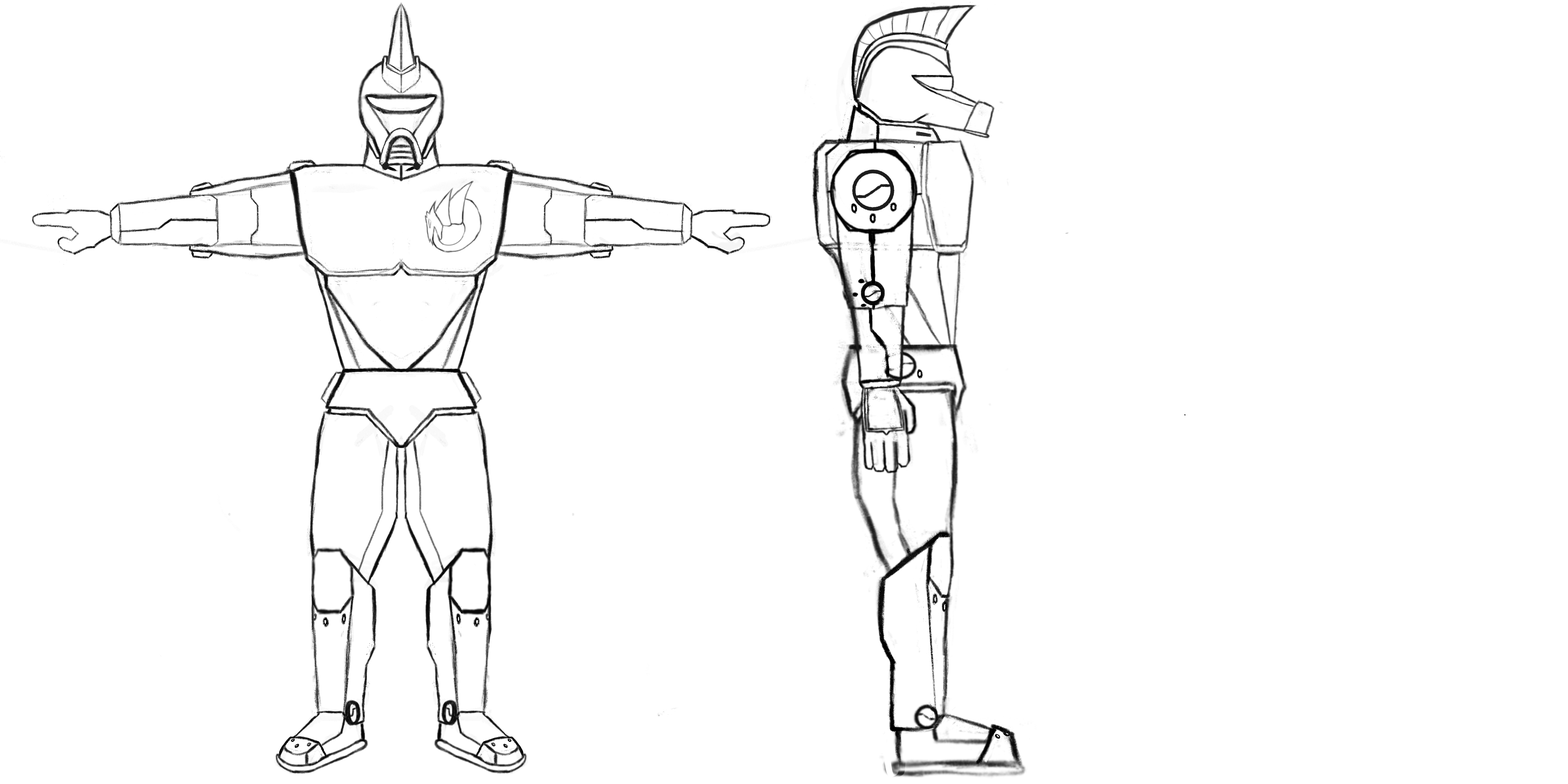
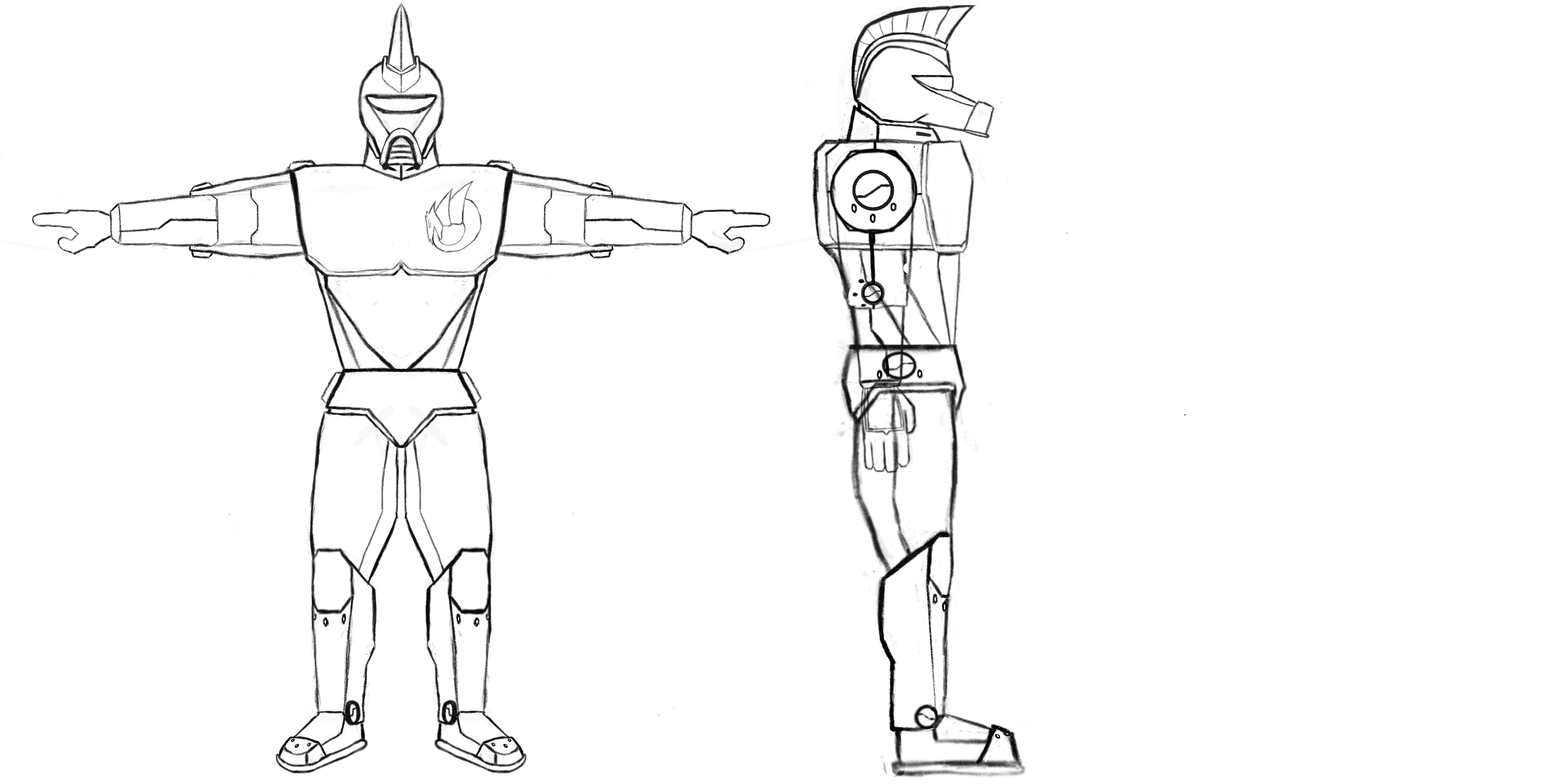
The second (1568, 784) image is a revision of the first. Changes to its layers:
hid "Copy of arm" over [left=830, top=171, right=919, bottom=474]
painted on "arm" over [left=830, top=171, right=919, bottom=474]
painted on "torso" over [left=830, top=146, right=919, bottom=474]
painted on "sketch front" over [left=830, top=146, right=919, bottom=474]